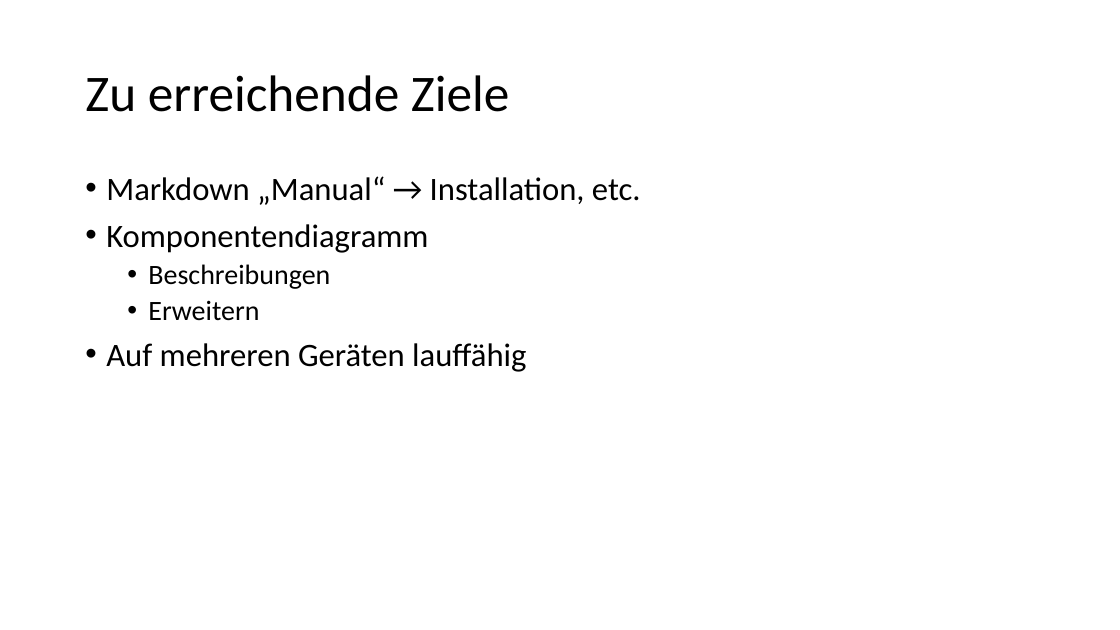
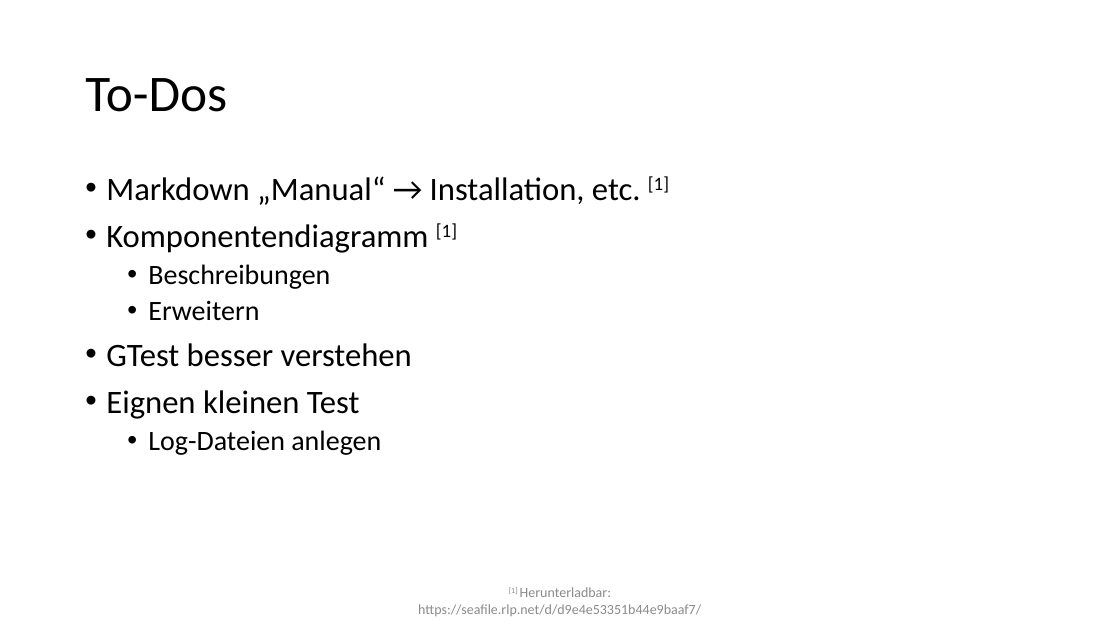
Before and after one commit to AnonyMIkus/sciascid-libpaxos-d255f8b67a32, a slide deck: slide 2 of Vortrag/2023_07_17.pptx. Drawn at 1120x630 pixels with LibreOffice and Linux fonts; fonts in the diff are those of the drawing. Boxes give left, top, right and bottom in pixels: in the first picture for what was removed or moved away, otherwise in the second. Text is boxed around its words. In the diff, an @@ line names an element or a change of style, - is before the commit and + after.

Commit message:
Lauffähige Tests und sehr viel neuer Text.

```diff
--- a/Vortrag/2023_07_17.pptx
+++ b/Vortrag/2023_07_17.pptx
@@ title at box(85, 78, 227, 112): text changed @@
-Zu erreichende Ziele
+To-Dos
@@ text at box(106, 176, 669, 253): text changed @@
-• Markdown „Manual“ → Installation, etc.
-• Komponentendiagramm
+• Markdown „Manual“ → Installation, etc. [1]
+• Komponentendiagramm [1]
@@ text at box(106, 343, 412, 455): text changed @@
-• Auf mehreren Geräten lauffähig
+• GTest besser verstehen
+• Eignen kleinen Test
+  • Log-Dateien anlegen
@@ text added at box(418, 587, 701, 616), 12 pt, text #8C8C8C @@
+[1] Herunterladbar: https://seafile.rlp.net/d/d9e4e53351b44e9baaf7/
```
Also in this commit, not shown: 1 other slide changed, 1 slide added, 1 slide removed, 17 other files.
